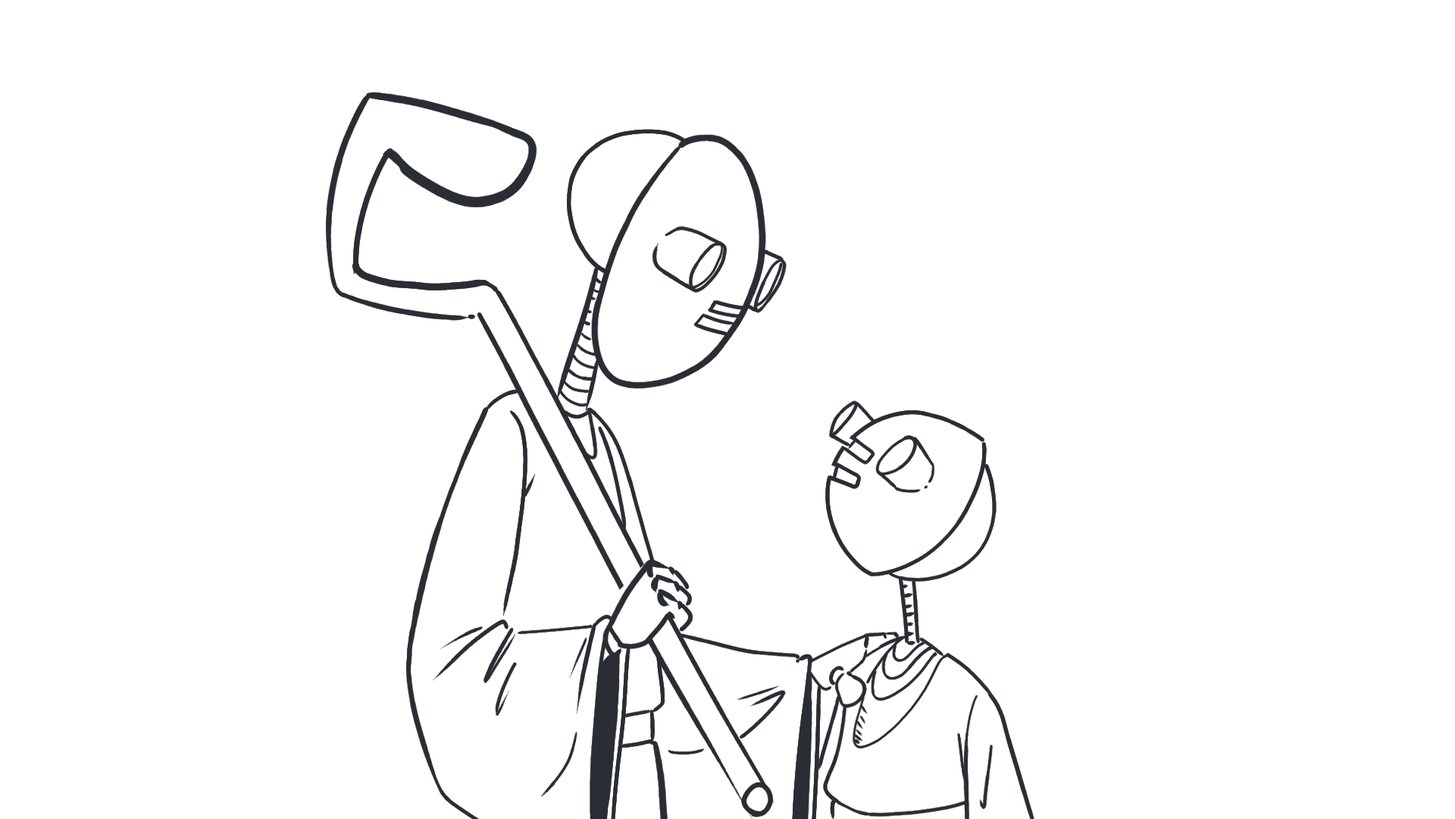
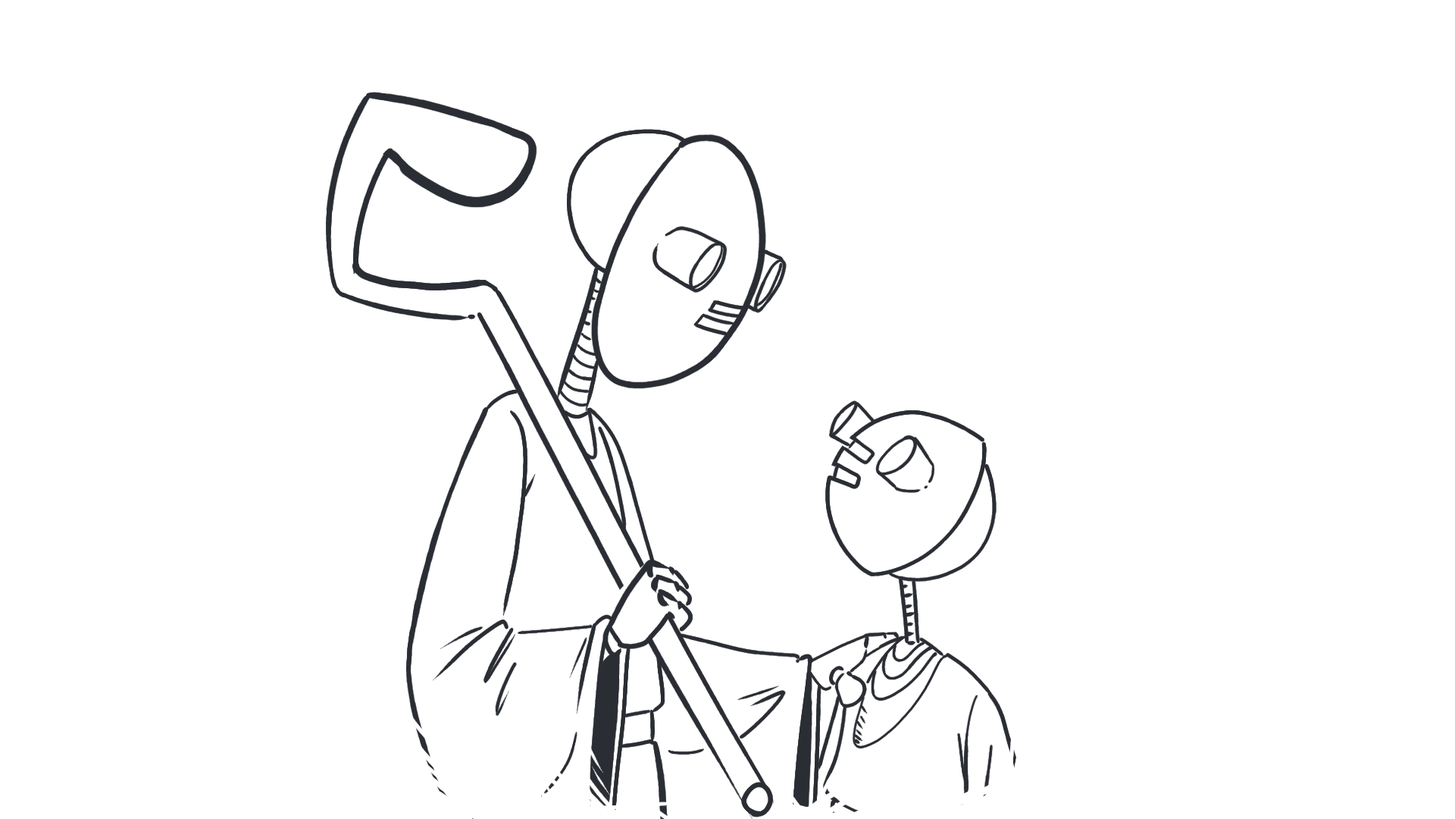
Before/after of a 1455×819 layered artwork. What changed in the layer stack:
painted on "2" over [412, 715, 1035, 819]
